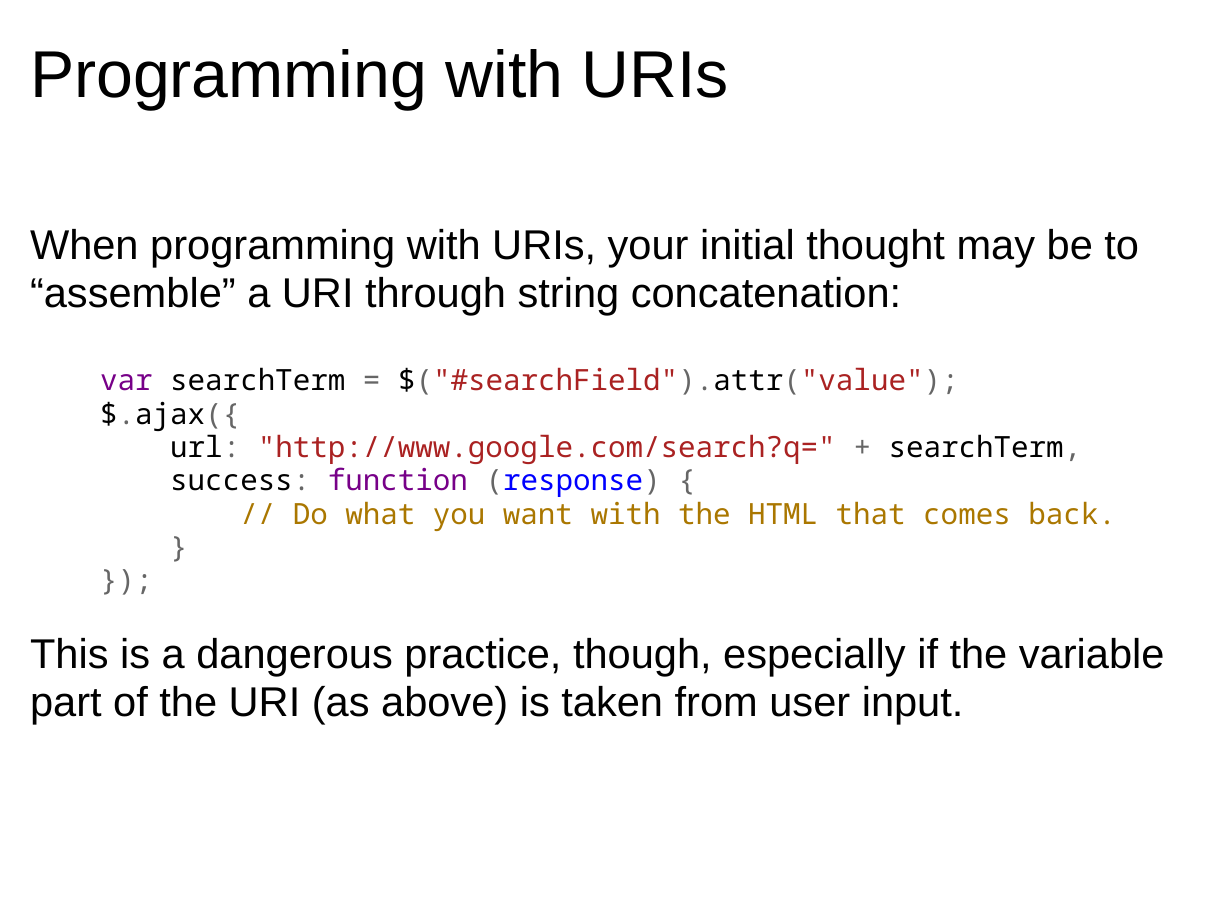
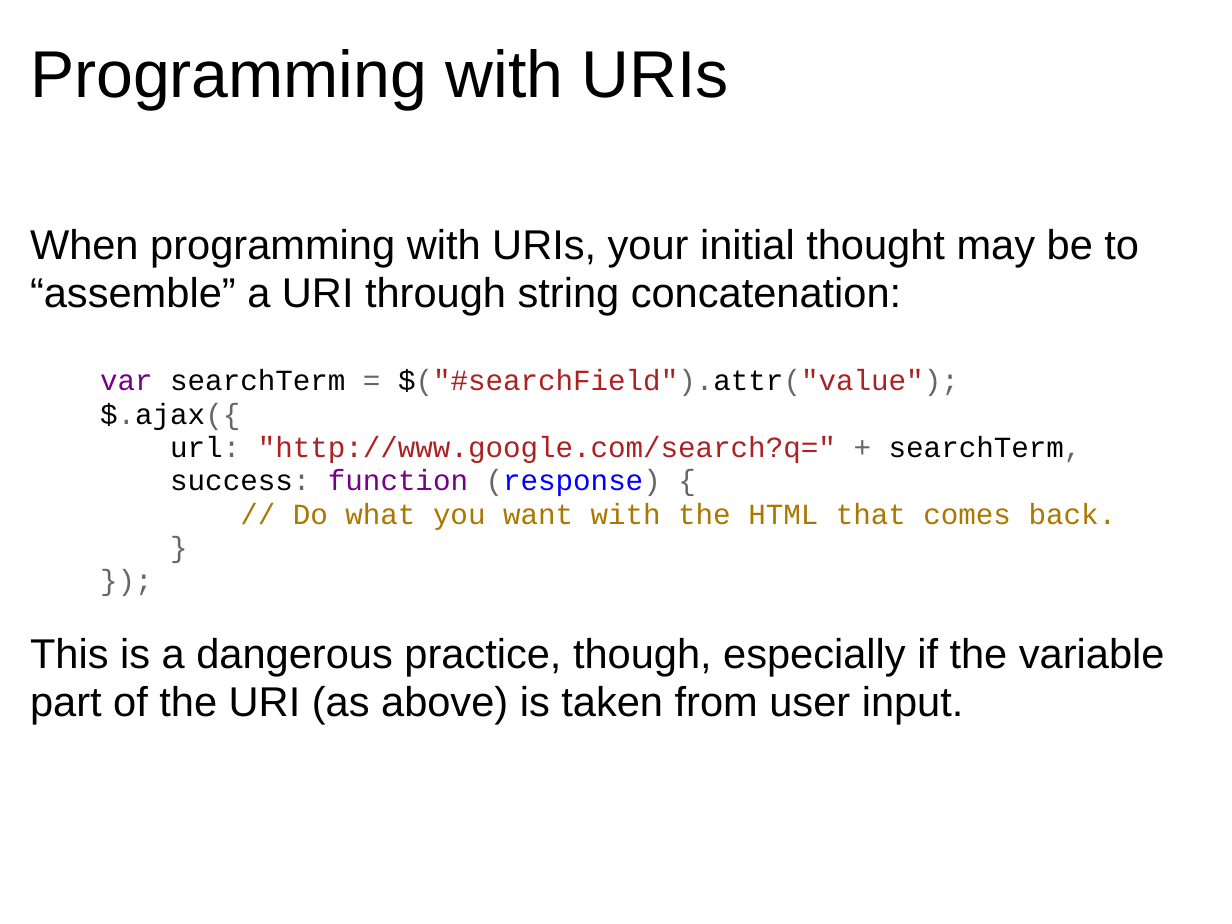
Before and after one commit to dondi/javascript-book, a slide deck: slide 38 of presentations/Chapter_8_Presentation.ppt. Drawn at 1232x924 pixels with LibreOffice and Linux fonts; fonts in the diff are those of the drawing; background and template pictures are left out. Boxes give left, top, right and bottom in pixels: in the first picture for what was removed or moved away, otherwise in the second. Text is boxed around its words. In the diff, an @@ line names an element or a change of style, - is before the commit and + after.

```diff
--- a/presentations/Chapter_8_Presentation.ppt
+++ b/presentations/Chapter_8_Presentation.ppt
@@ text at bbox=[100, 369, 1117, 530]: font Noto Sans Mono to Courier New in "var searchTerm = $("#searchField").attr("value"); $.ajax({ u ..." @@
```
Also in this commit, not shown: 19 other slides changed.
